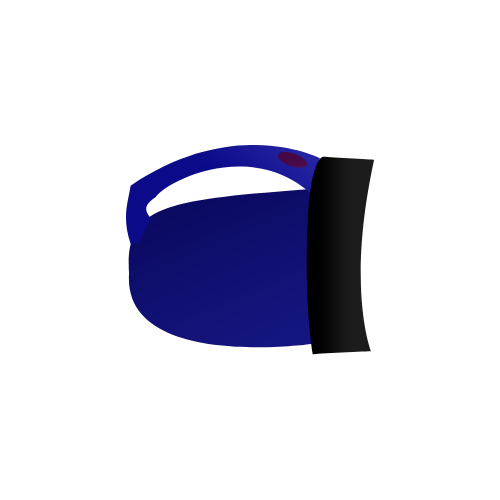
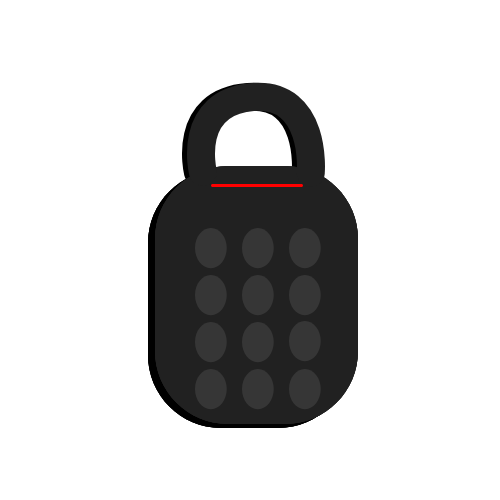
Before/after of a 500×500 layered artwork. What changed in the layer stack:
pixels changed over [left=126, top=82, right=374, bottom=428] (layer not identified)
